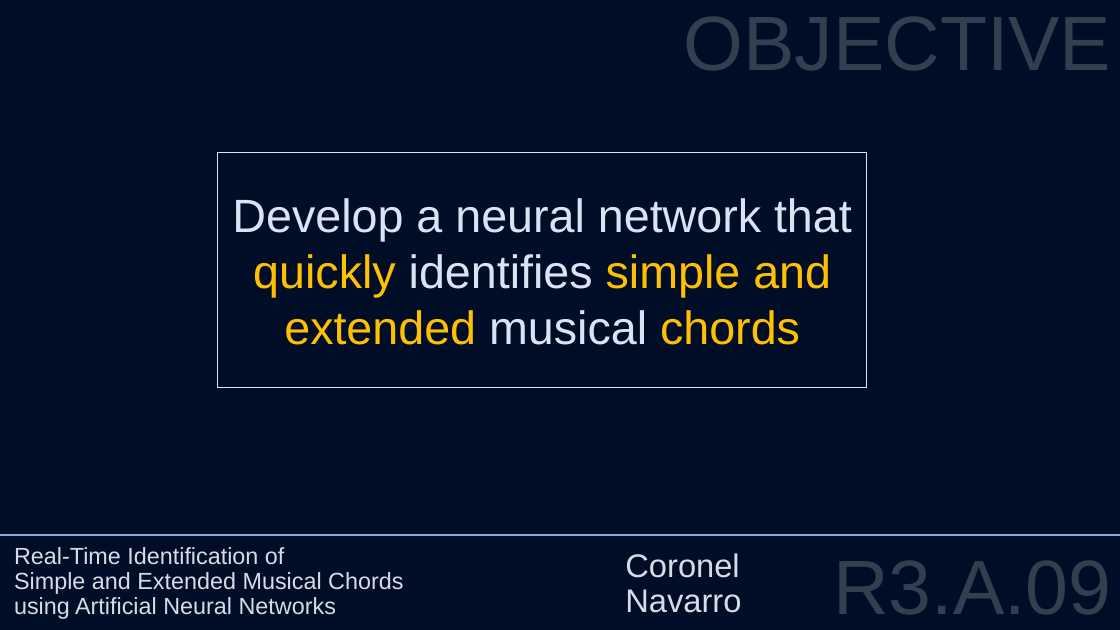
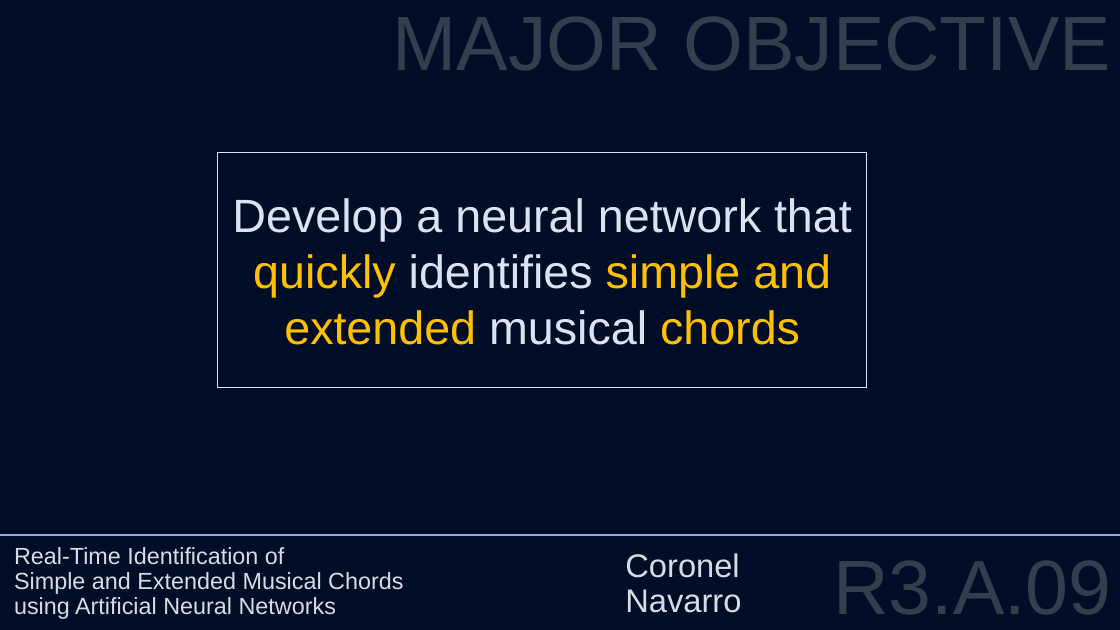
Before and after one commit to visaural/R2_B09_Chord_Identification, a slide deck: slide 23 of presentations/6/q2_oral_defense/r3_a09_q2_oral_defense.pptx. Drawn at 1120x630 pixels with LibreOffice and Linux fonts; fonts in the diff are those of the drawing. Boxes give left, top, right and bottom in pixels: in the first picture for what was removed or moved away, otherwise in the second. Text is boxed around its words. In the diff, an @@ line names an element or a change of style, - is before the commit and + after.

```diff
--- a/presentations/6/q2_oral_defense/r3_a09_q2_oral_defense.pptx
+++ b/presentations/6/q2_oral_defense/r3_a09_q2_oral_defense.pptx
@@ text at (393,17,1110,70): text changed @@
-OBJECTIVE
+MAJOR OBJECTIVE
```
Also in this commit, not shown: 4 other slides changed, 11 other files.
